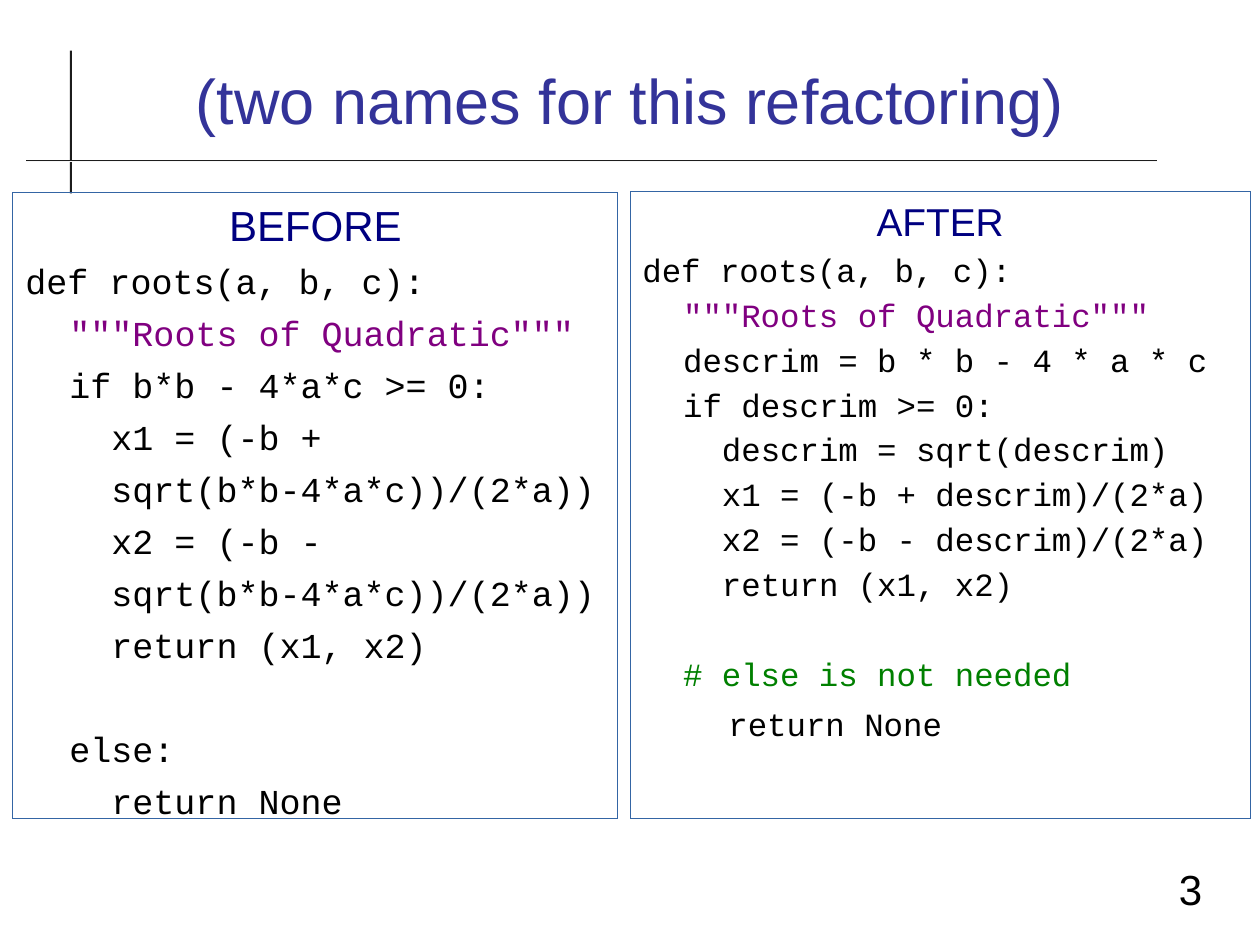
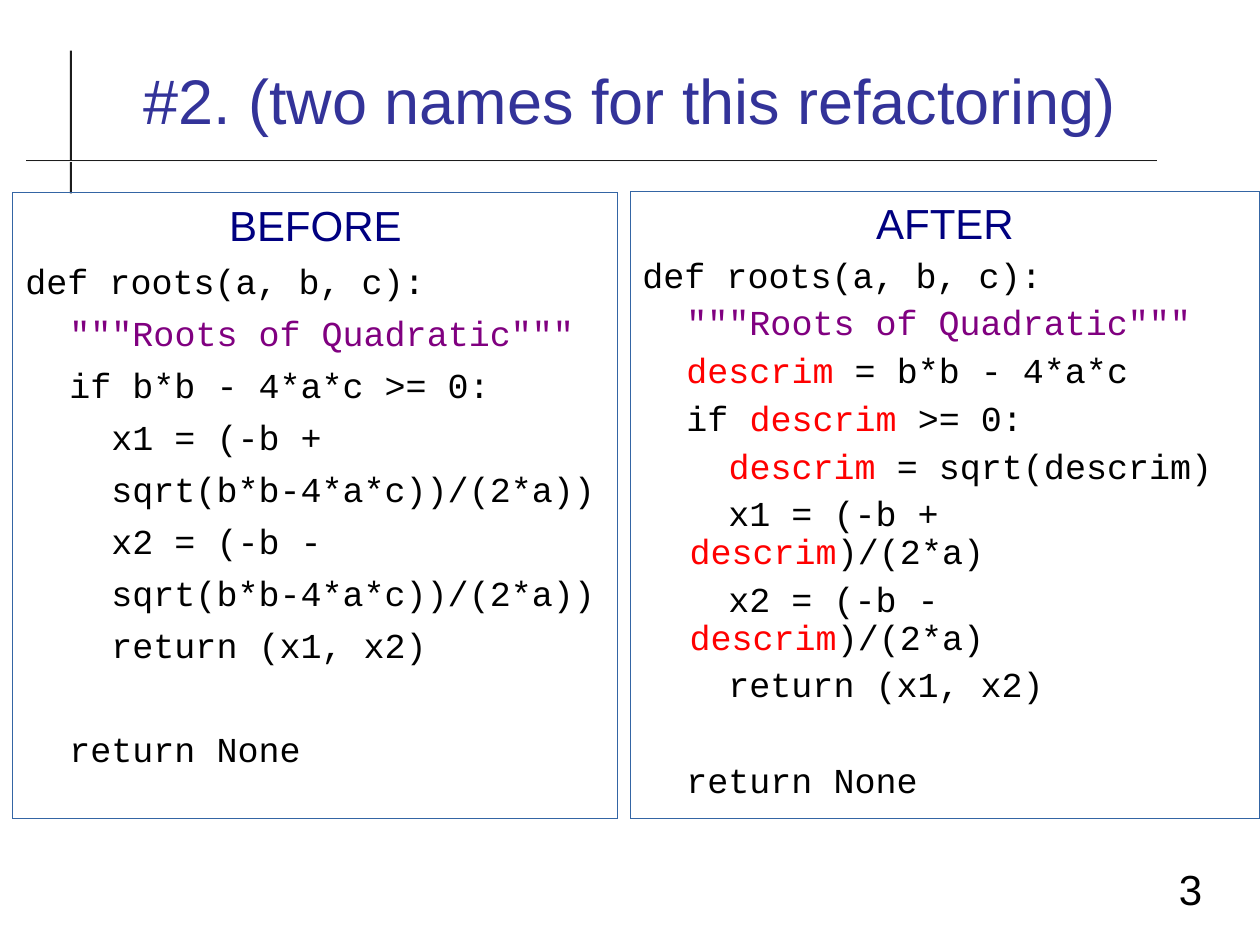
Before and after one commit to cpske/ISP, a slide deck: slide 3 of refactoring/Refactoring-Review.odp. Drawn at 1260x945 pixels with LibreOffice and Linux fonts; fonts in the diff are those of the drawing. Boxes give left, top, right and bottom in pixels: in the first picture for what was removed or moved away, otherwise in the second. Text is boxed around its words. In the diff, an @@ line names an element or a change of style, - is before the commit and + after.

Commit message:
revise refactoring review

```diff
--- a/refactoring/Refactoring-Review.odp
+++ b/refactoring/Refactoring-Review.odp
@@ title at (143, 78, 1115, 136): text changed @@
-(two names for this refactoring)
+#2. (two names for this refactoring)
@@ text "AFTER": place and size @@
-text "AFTER" at (630, 192, 1250, 819)
+text "AFTER" at (630, 192, 1260, 819)
@@ text at (642, 210, 1212, 794): size 22.2 to 24 pt in "AFTER"; size 18.5 to 20 pt in "def roots(a, b, c):", """"Roots of Quadratic"""", "if descrim >= 0:", "descrim = sqrt(descrim)" and 4 more places; text colour #000000 to #FF0000 in "descrim", "descrim", "descrim)/(2*a)", "descrim)/(2*a)"; indent changed; line spacing 1 to 0.9 @@
@@ text at (686, 359, 1128, 384): text changed; size 18.5 to 20 pt @@
-descrim = b * b - 4 * a * c
+descrim = b*b - 4*a*c
@@ text at (722, 663, 1071, 687): paragraph removed @@
-# else is not needed
@@ text at (69, 737, 174, 763): paragraph removed @@
-else:
```
Also in this commit, not shown: 14 other slides changed, 2 slides added, 2 other files.
